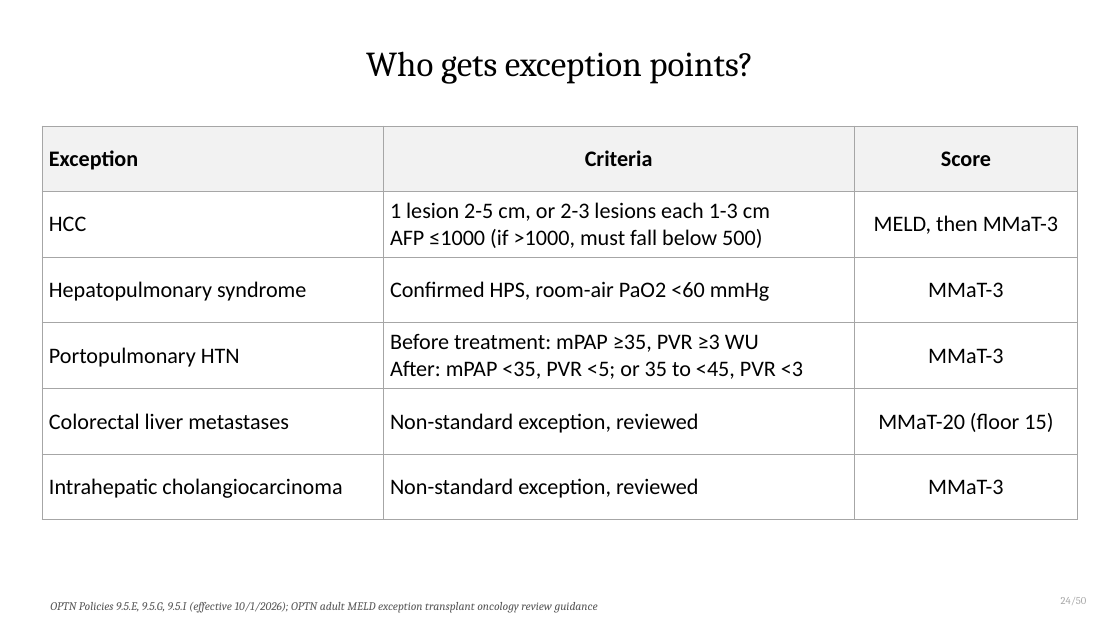
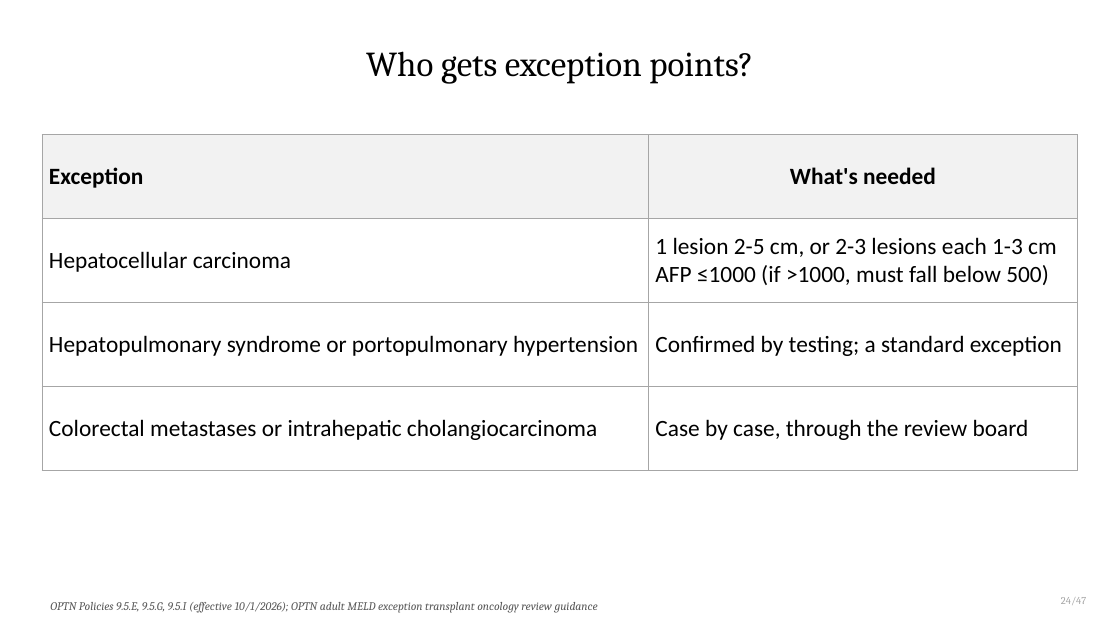
Before and after one commit to qaddodi/mohammad-almeqdadi-lectures, a slide deck: slide 26 of lectures/liver-transplant-grand-rounds-mmc-2026/Liver Transplantation When to Refer and Whats New.pptx. Drawn at 1120x630 pixels with LibreOffice and Linux fonts; fonts in the diff are those of the drawing. Boxes give left, top, right and bottom in pixels: in the first picture for what was removed or moved away, otherwise in the second. Text is boxed around its words. In the diff, an @@ line names an element or a change of style, - is before the commit and + after.

```diff
--- a/lectures/liver-transplant-grand-rounds-mmc-2026/Liver Transplantation When to Refer and Whats New.pptx
+++ b/lectures/liver-transplant-grand-rounds-mmc-2026/Liver Transplantation When to Refer and Whats New.pptx
@@ table at box(42, 134, 1078, 444) @@
-Exception | Criteria | Score
-HCC | 1 lesion 2-5 cm, or 2-3 lesions each 1-3 cm / AFP ≤1000 (if >1000, must fall below 500) | MELD, then MMaT-3
-Hepatopulmonary syndrome | Confirmed HPS, room-air PaO2 <60 mmHg | MMaT-3
-Portopulmonary HTN | Before treatment: mPAP ≥35, PVR ≥3 WU / After: mPAP <35, PVR <5; or 35 to <45, PVR <3 | MMaT-3
-Colorectal liver metastases | Non-standard exception, reviewed | MMaT-20 (floor 15)
-Intrahepatic cholangiocarcinoma | Non-standard exception, reviewed | MMaT-3
+Exception | What's needed
+Hepatocellular carcinoma | 1 lesion 2-5 cm, or 2-3 lesions each 1-3 cm / AFP ≤1000 (if >1000, must fall below 500)
+Hepatopulmonary syndrome or portopulmonary hypertension | Confirmed by testing; a standard exception
+Colorectal metastases or intrahepatic cholangiocarcinoma | Case by case, through the review board
@@ table: place and size @@
-table at box(42, 126, 1078, 502)
+table at box(42, 134, 1078, 444)
@@ text at box(1061, 597, 1086, 605): text changed @@
-24/50
+24/47
```
Also in this commit, not shown: 53 other slides changed, 2 slides added, 3 slides removed, 4 other files.
